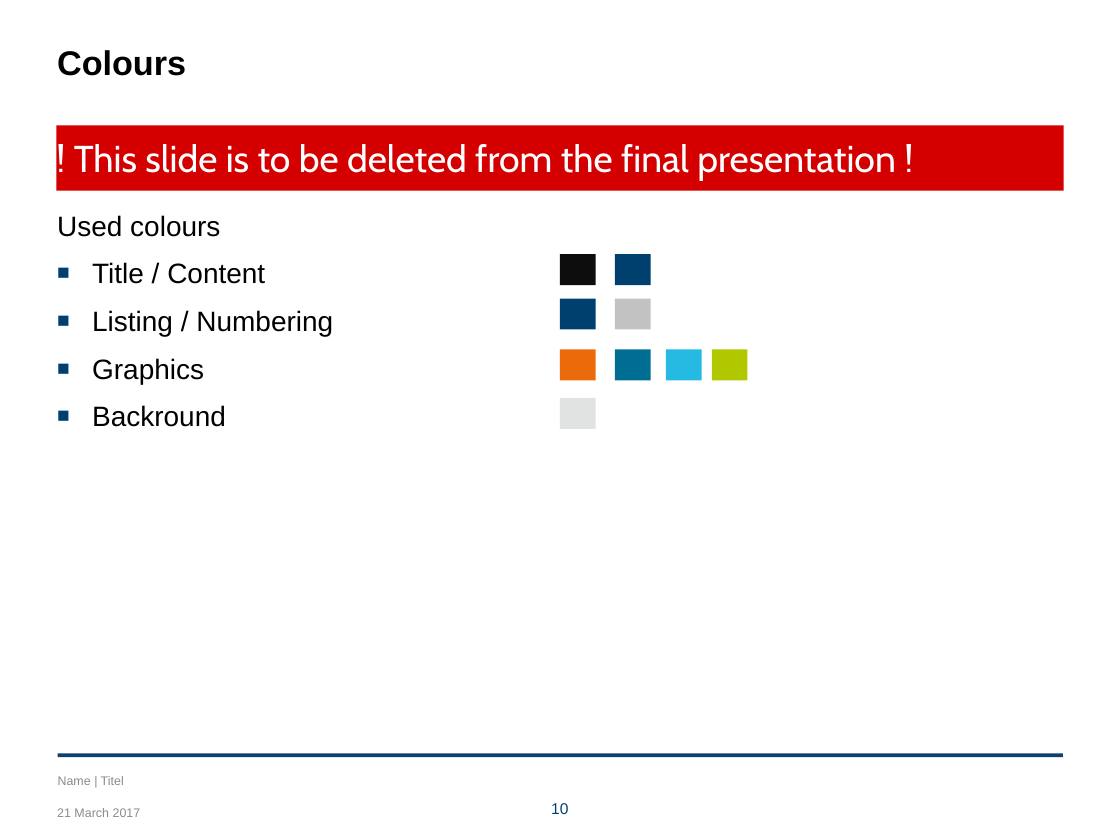
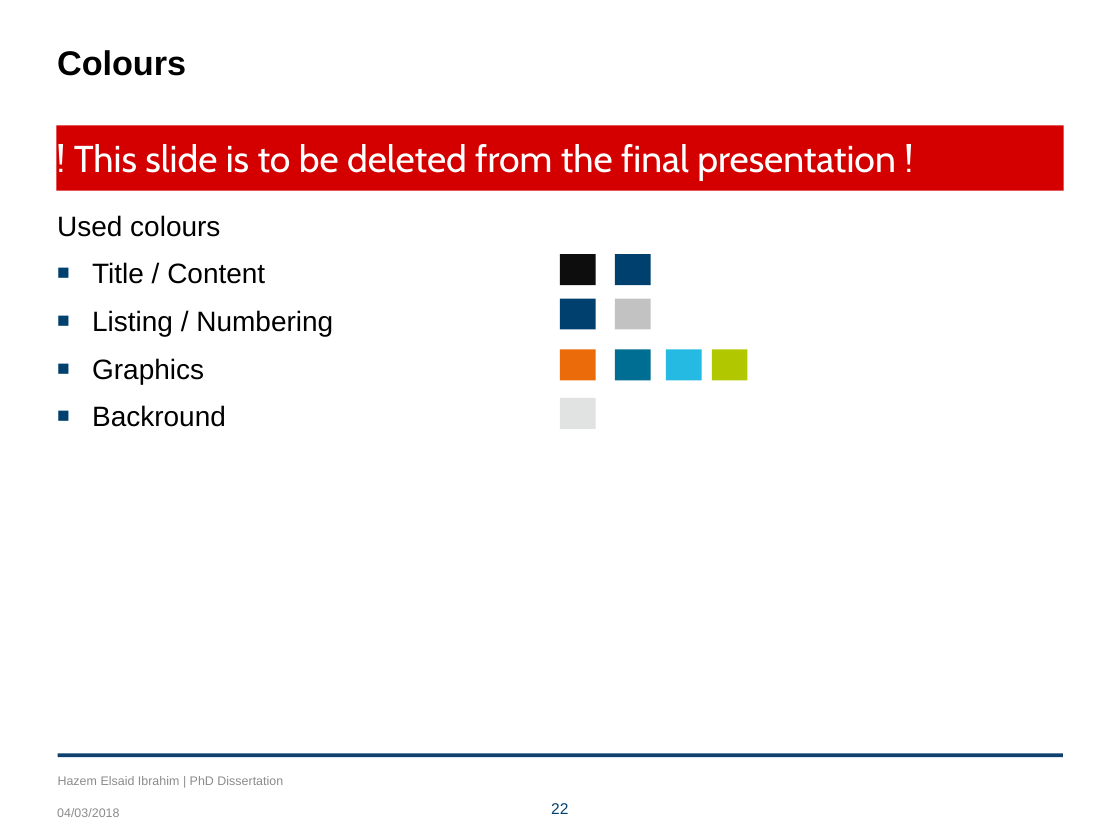
Before and after one commit to HazemAAhmed/Thesis, a slide deck: slide 22 of Final_presentation/Hazem_presentation.pptx (slide 10 before the commit). Drawn at 1120x840 pixels with LibreOffice and Linux fonts; fonts in the diff are those of the drawing; background and template pictures are left out. Boxes give left, top, right and bottom in pixels: in the first picture for what was removed or moved away, otherwise in the second. Text is boxed around its words. In the diff, an @@ line names an element or a change of style, - is before the commit and + after.

```diff
--- a/Final_presentation/Hazem_presentation.pptx
+++ b/Final_presentation/Hazem_presentation.pptx
@@ text at [58,776,283,785]: text changed @@
-Name | Titel
+Hazem Elsaid Ibrahim | PhD Dissertation
@@ text at [57,808,119,817]: text changed @@
-21 March 2017
+04/03/2018
@@ page number at [551,803,568,814]: text changed @@
-10
+22
```
Also in this commit, not shown: 4 other slides changed, 18 slides added, 6 slides removed, 7 other files.
